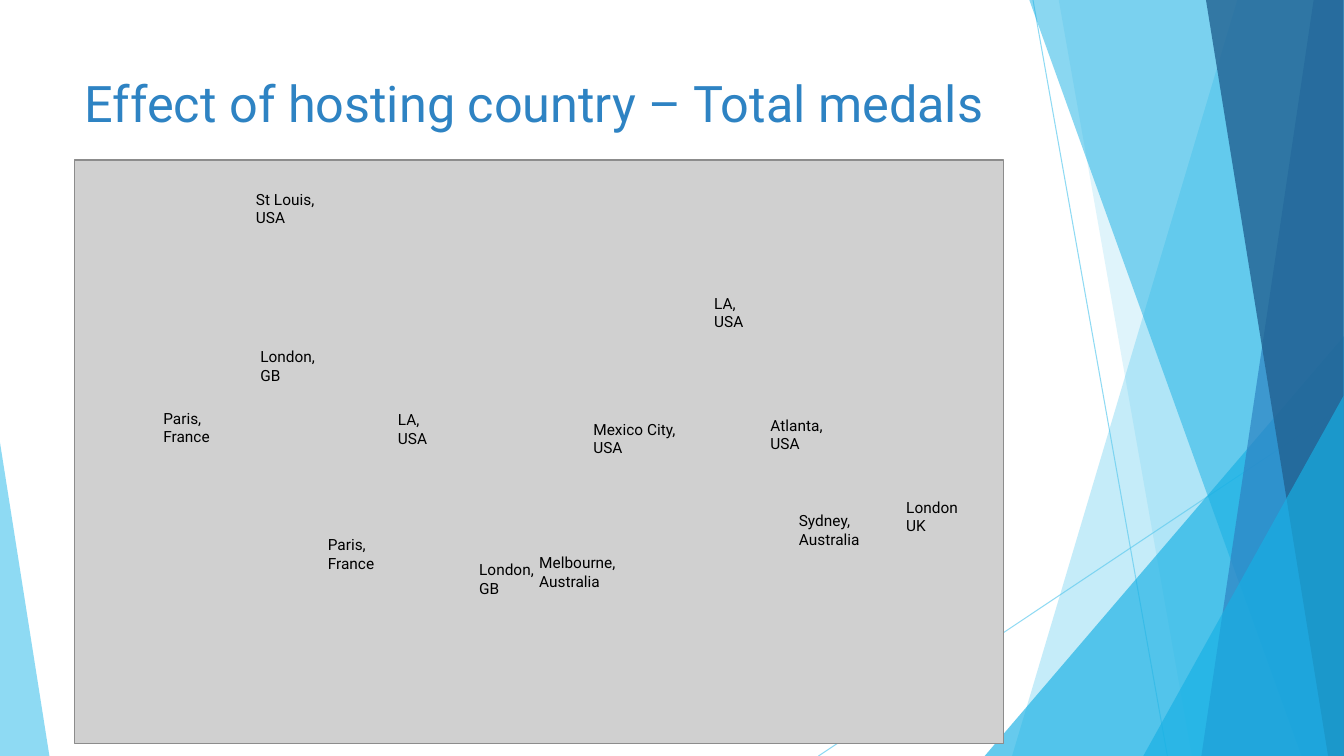
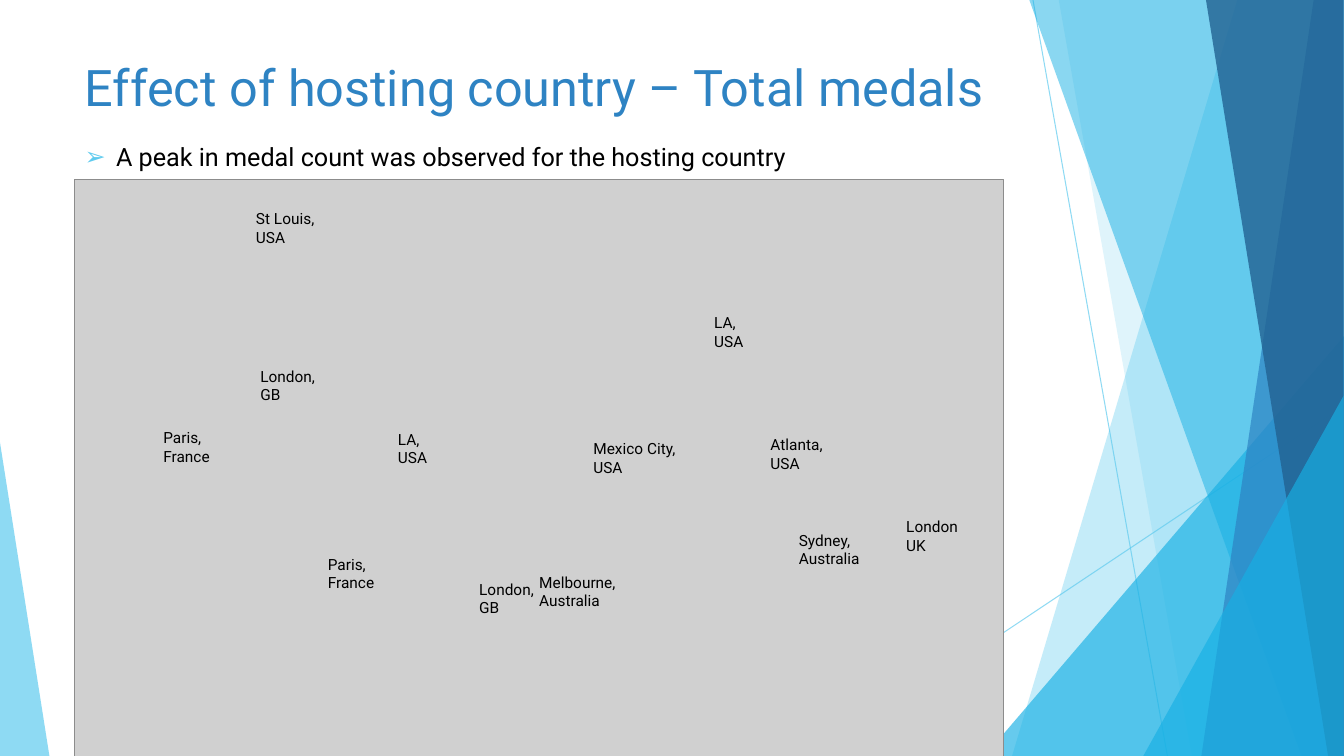
Before and after one commit to catherinekelly33/Portfolio_olympics, a slide deck: slide 18 of Results_presentation.pptx. Drawn at 1344x756 pixels with LibreOffice and Linux fonts; fonts in the diff are those of the drawing; grey boxes stand for pictures. Boxes give left, top, right and bottom in pixels: in the first picture for what was removed or moved away, otherwise in the second. Text is boxed around its words. In the diff, an @@ line names an element or a change of style, - is before the commit and + after.

```diff
--- a/Results_presentation.pptx
+++ b/Results_presentation.pptx
@@ title "Effect of hosting country – ...": place and size @@
-title "Effect of hosting country – ..." at (85, 83, 983, 133)
+title "Effect of hosting country – ..." at (85, 67, 983, 117)
@@ text added at (116, 147, 785, 172), 18 pt, text #000000 @@
+➢ A peak in medal count was observed for the hosting country
@@ 12 texts, 1 picture: place and size @@
-12 texts, 1 picture at (75, 160, 1004, 744)
+12 texts, 1 picture at (75, 179, 1004, 756)
```
Also in this commit, not shown: 20 other slides changed, 1 slide added, 4 other files.
